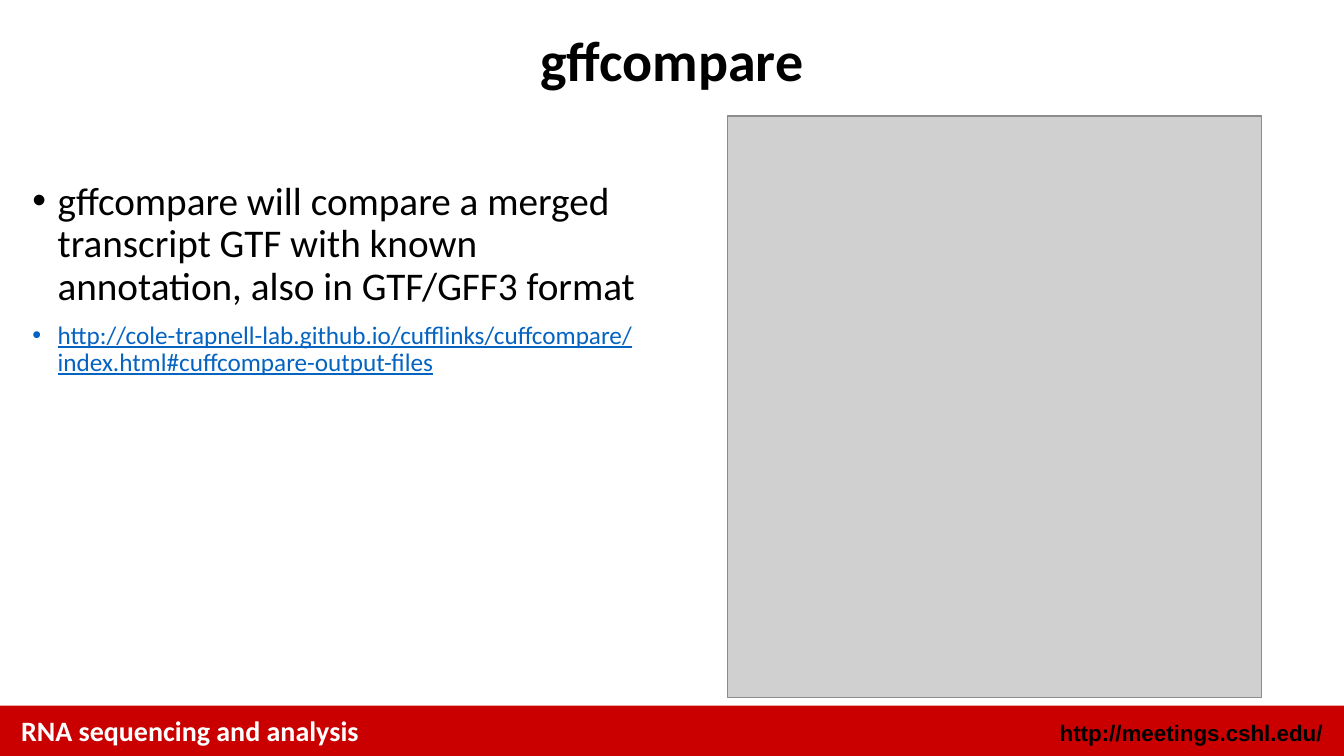
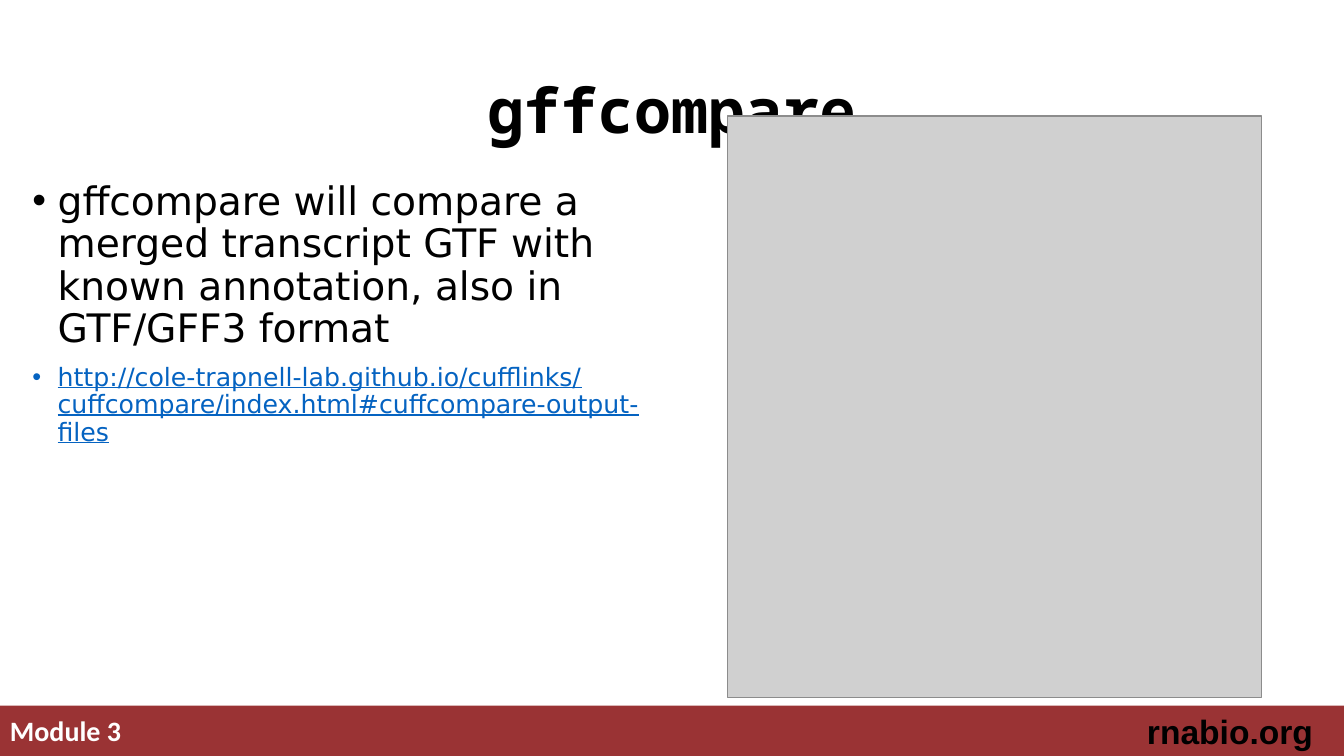
Before and after one commit to griffithlab/rnabio.org, a slide deck: slide 10 of assets/lectures/cshl/2019/mini/RNASeq_MiniLecture_03_01_AbundanceEstimation.pptx. Drawn at 1344x756 pixels with LibreOffice and Linux fonts; fonts in the diff are those of the drawing; grey boxes stand for pictures. Boxes give left, top, right and bottom in pixels: in the first picture for what was removed or moved away, otherwise in the second. Text is boxed around its words. In the diff, an @@ line names an element or a change of style, - is before the commit and + after.

Commit message:
update module number on bottom of slide

```diff
--- a/assets/lectures/cshl/2019/mini/RNASeq_MiniLecture_03_01_AbundanceEstimation.pptx
+++ b/assets/lectures/cshl/2019/mini/RNASeq_MiniLecture_03_01_AbundanceEstimation.pptx
@@ title "gffcompare": place and size @@
-title "gffcompare" at bbox=[541, 41, 804, 91]
+title "gffcompare" at bbox=[487, 86, 857, 149]
@@ title "gffcompare" at bbox=[487, 86, 857, 149]: size 40 to 44 pt, font Calibri to Noto Sans Mono @@
@@ text "gffcompare will compare a merged ..." at bbox=[58, 185, 639, 443]: font Calibri to DejaVu Sans @@
@@ rectangle at bbox=[0, 706, 1344, 756]: fill #CA0000 to #9A3334 @@
@@ text at bbox=[10, 721, 121, 741]: text changed @@
-Module 4
+Module 3
@@ text removed at bbox=[21, 721, 359, 746] @@
-RNA sequencing and analysis
@@ text removed at bbox=[1060, 724, 1323, 746] @@
-http://meetings.cshl.edu/
```
Also in this commit, not shown: 9 other slides changed, 21 other files.
